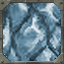
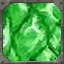
Layered file, before and after one edit (64 x 64). Changes by layer:
pixels changed over 3, 3, 61, 61 (layer not identified)
